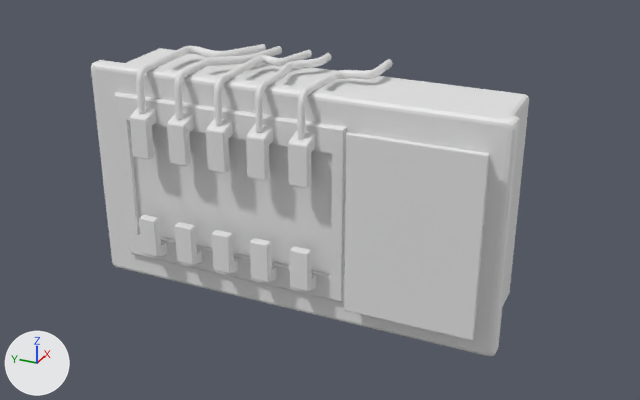
The FBX model Assets/Meshes/Stations/New/EnergyPanelRemodel.fbx: old version first, new version second.
The view is the same before and after, from a 50 mm camera at (-2.05, 6.25, 3.9) aimed at (2.81, 8.44, 1.47). The axes (+X, +Y, +Z) are drawn at lower left. The lights are the same throughout. The first picture is the older version.

Names of what the first picture shows: 'EnergyPanel'.
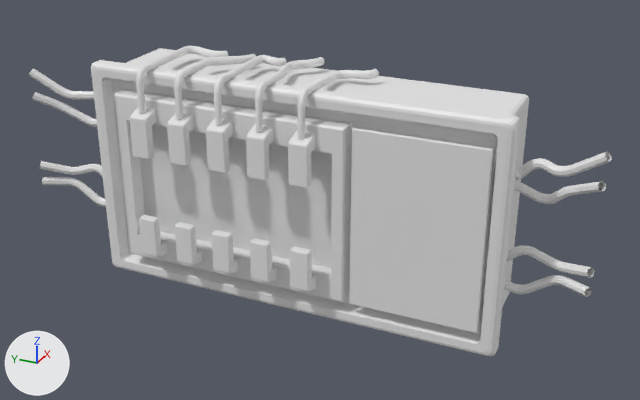
Edits to the bpy script that builds the scene:
```text
Change me_cube_028:
    used by ob_energypanel; location = (2.681, 8.65, 1.583); rotation_euler = (1.571, 0.0, 0.0), in degrees (90, 0, 0)
    verts and faces of me_cube_028; kept vertices keep their numbers, new ones are numbered from 1376
    before: 156 (-0.22, -0.67, -1.17) at pixel (122, 256), 157 (-0.22, -0.67, 1.4) at pixel (476, 339), 158 (-0.22, 0.62, -1.17) at pixel (104, 81), 159 (-0.22, 0.62, 1.4) at pixel (494, 138)
    remove me_cube_028.from_pydata(...)  # 1376 vertices, 1310 faces; spans x -0.36..0.55, y -0.78..0.78, z -1.36..1.52
    add me_cube_028.from_pydata(...)  # 2200 vertices, 2070 faces; spans x -0.36..0.48, y -0.78..0.78, z -2.0..2.0
    me_cube_028 part 1: the loose piece of 28 vertices spanning x -0.32..-0.22, y -0.61..0.56, z 0.58..1.4 is moved by (0.09, 0.0, 0.0)
    me_cube_028 part 2: a new loose piece of 112 vertices spanning x -0.06..0.14, y -0.32..-0.14, z -2.0..-1.35
    me_cube_028 part 3: a new loose piece of 112 vertices spanning x -0.06..0.14, y -0.49..-0.27, z -2.0..-1.35
    me_cube_028 part 4: a new loose piece of 112 vertices spanning x -0.06..0.2, y -0.35..-0.14, z 1.21..2.0
    me_cube_028 part 5: a new loose piece of 112 vertices spanning x -0.04..0.16, y 0.13..0.39, z 1.43..1.99
    me_cube_028 part 6: a new loose piece of 112 vertices spanning x -0.06..0.2, y -0.49..-0.27, z 1.21..2.0
    me_cube_028 part 7: a new loose piece of 104 vertices spanning x -0.04..0.16, y 0.13..0.39, z -1.99..-1.35
    me_cube_028 part 8: a new loose piece of 104 vertices spanning x -0.02..0.18, y 0.25..0.55, z 1.42..2.0
    me_cube_028 part 9: a new loose piece of 96 vertices spanning x -0.02..0.18, y 0.25..0.55, z -2.0..-1.33
    me_cube_028 part 10
    add for i in [*range(156, 160)]: verts[i] += (0.08, 0.0, 0.0)
    me_cube_028 part 11
    40 vertices are removed from x 0.52..0.55, y 0.71..0.77, z -0.42..0.54
    40 faces are deleted
```

Location of each change, (x1, y1, x2, y2) in pixels of the pictures (640 x 400 px; the box of a moved part takes in the faces that stretch with it):
'EnergyPanel', reshaped (33% wider): before (91, 44, 529, 357); after (29, 46, 612, 357)
part 1 of me_cube_028, moved or reshaped: before (344, 132, 489, 341); after (349, 128, 493, 333)
part 2 of me_cube_028, added: after (40, 161, 103, 177)
part 3 of me_cube_028, added: after (42, 177, 106, 207)
part 4 of me_cube_028, added: after (507, 245, 595, 278)
part 5 of me_cube_028, added: after (514, 181, 606, 204)
part 6 of me_cube_028, added: after (504, 275, 592, 297)
part 7 of me_cube_028, added: after (32, 92, 97, 127)
part 8 of me_cube_028, added: after (515, 152, 612, 180)
part 9 of me_cube_028, added: after (29, 68, 94, 99)
part 10 of me_cube_028, moved or reshaped: (101, 77, 498, 344) in both
part 11 of me_cube_028, deleted: before (227, 44, 393, 76)
